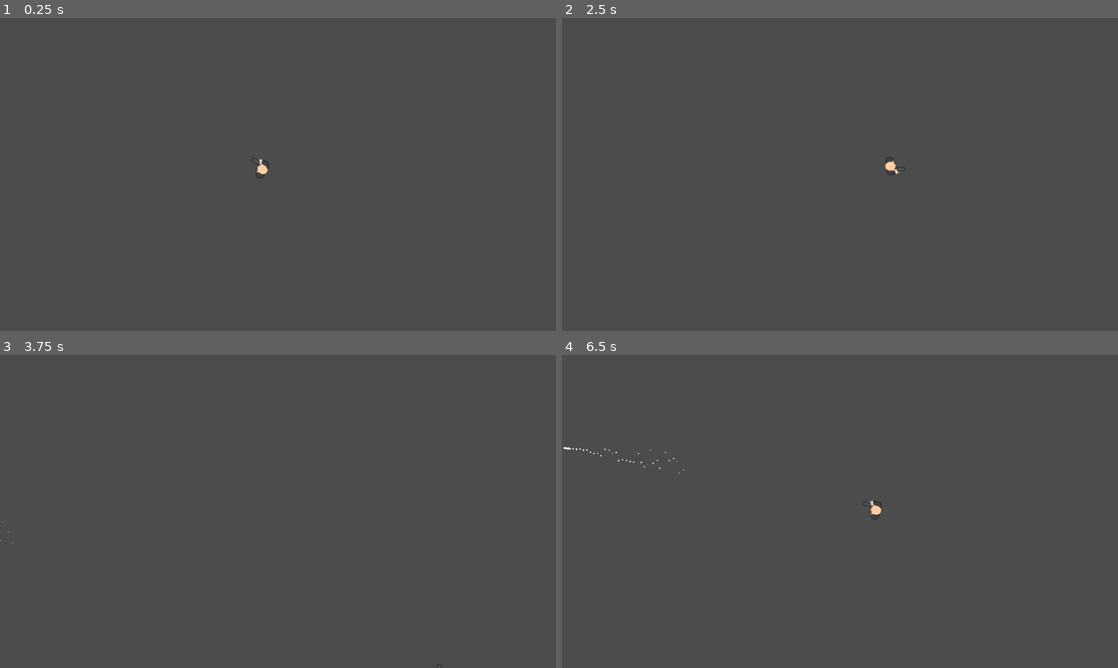
Above: before the commit, frames 1-4 (two rows, left to right).
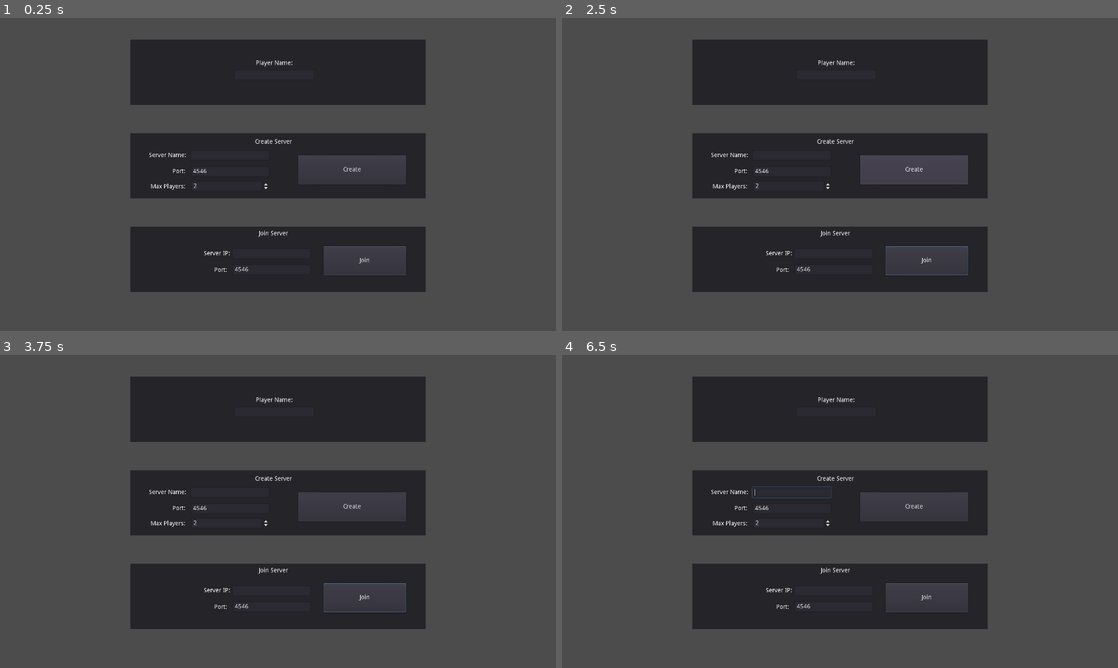
Above: after the commit, the same moments.

Repository: Talamander/bullet-time-fighting
Game: Godot game, scene res://Menu/MainMenu.tscn
Two runs of this game, one before a commit and one after it. Both use one fixed random seed, a clock stepped at 60 frames per second and the inputs below. Before the commit the project starts from res://World/Arena.tscn.
Inputs (mouse positions are in pixels of both pictures, inside the frame that each line leads up to):
- Up to frame 1 (0.25 s): no input
- Up to frame 2 (2.5 s): click (912, 171) at 0.5 s, where only the run after the commit has a clickable "Create"; click (928, 262) at 1.25 s, where only the run after the commit has a clickable "Join"; move the mouse to (962, 158) at 2.02 s; hold Right (ui_right) from 2.03 s (still down); tap Ctrl (bullet_time) at 2.1 s
- Up to frame 3 (3.75 s): move the mouse to (166, 527) at 2.77 s; release Right (ui_right) at 2.78 s; hold Down (ui_down) 2.78-3.53 s; click (166, 527) at 2.85 s; move the mouse to (333, 442) at 3.52 s; hold Right (ui_right) from 3.53 s (still down); tap Ctrl (bullet_time) at 3.6 s
- Up to frame 4 (6.5 s): move the mouse to (812, 574) at 4.27 s; release Right (ui_right) at 4.28 s; hold Up (ui_up) 4.28-5.03 s; click (812, 574) at 4.35 s; move the mouse to (1006, 558) at 5.02 s; hold Left (ui_left) from 5.03 s (still down); tap Ctrl (bullet_time) at 5.1 s; move the mouse to (673, 464) at 5.77 s; click (673, 464) at 5.85 s

The runs differ from the first frame. In frame 1, 30% of the frame differs, in the area x 23-77%, y 6-88%; in frame 2, 30%; in frame 3, 30%; in frame 4, 30%, in the area x 0-77%, y 6-88%.

Commit message:
Menu System

Diff:
--- /dev/null
+++ b/Menu/MainMenu.tscn
@@ -0,0 +1,206 @@
+[gd_scene format=2]
+
+[node name="MainMenu" type="CanvasLayer"]
+
+[node name="VBoxContainer" type="VBoxContainer" parent="."]
+anchor_right = 1.0
+anchor_bottom = 1.0
+margin_left = 300.0
+margin_top = 11.0
+margin_right = -300.0
+margin_bottom = -50.0
+custom_constants/separation = 65
+alignment = 1
+__meta__ = {
+"_edit_use_anchors_": false
+}
+
+[node name="PanelPlayer" type="Panel" parent="VBoxContainer"]
+margin_top = 39.0
+margin_right = 680.0
+margin_bottom = 189.0
+rect_min_size = Vector2( 0, 150 )
+__meta__ = {
+"_edit_use_anchors_": false
+}
+
+[node name="Label" type="Label" parent="VBoxContainer/PanelPlayer"]
+margin_left = 238.586
+margin_top = 47.0294
+margin_right = 424.586
+margin_bottom = 61.0294
+text = "Player Name:"
+align = 1
+valign = 1
+__meta__ = {
+"_edit_use_anchors_": false
+}
+
+[node name="txtPlayerName" type="LineEdit" parent="VBoxContainer/PanelPlayer"]
+margin_left = 239.345
+margin_top = 69.104
+margin_right = 424.345
+margin_bottom = 93.104
+align = 1
+__meta__ = {
+"_edit_use_anchors_": false
+}
+
+[node name="PanelHost" type="Panel" parent="VBoxContainer"]
+margin_top = 254.0
+margin_right = 680.0
+margin_bottom = 404.0
+rect_min_size = Vector2( 0, 150 )
+__meta__ = {
+"_edit_use_anchors_": false
+}
+
+[node name="txtServerName" type="LineEdit" parent="VBoxContainer/PanelHost"]
+margin_left = 138.0
+margin_top = 39.0
+margin_right = 320.0
+margin_bottom = 63.0
+__meta__ = {
+"_edit_use_anchors_": false
+}
+
+[node name="txtServerPort" type="LineEdit" parent="VBoxContainer/PanelHost"]
+margin_left = 139.0
+margin_top = 76.0
+margin_right = 320.0
+margin_bottom = 100.0
+text = "4546"
+__meta__ = {
+"_edit_use_anchors_": false
+}
+
+[node name="txtMaxPlayers" type="SpinBox" parent="VBoxContainer/PanelHost"]
+margin_left = 140.0
+margin_top = 110.0
+margin_right = 320.0
+margin_bottom = 134.0
+min_value = 2.0
+max_value = 2.0
+value = 2.0
+__meta__ = {
+"_edit_use_anchors_": false
+}
+
+[node name="Label" type="Label" parent="VBoxContainer/PanelHost"]
+margin_left = 43.0
+margin_top = 44.0
+margin_right = 129.0
+margin_bottom = 58.0
+text = "Server Name:"
+__meta__ = {
+"_edit_use_anchors_": false
+}
+
+[node name="Label2" type="Label" parent="VBoxContainer/PanelHost"]
+margin_left = 97.0
+margin_top = 81.0
+margin_right = 128.0
+margin_bottom = 95.0
+text = "Port:"
+__meta__ = {
+"_edit_use_anchors_": false
+}
+
+[node name="Label3" type="Label" parent="VBoxContainer/PanelHost"]
+margin_left = 47.0
+margin_top = 116.0
+margin_right = 127.0
+margin_bottom = 130.0
+text = "Max Players:"
+__meta__ = {
+"_edit_use_anchors_": false
+}
+
+[node name="Label4" type="Label" parent="VBoxContainer/PanelHost"]
+margin_left = 287.0
+margin_top = 13.0
+margin_right = 372.0
+margin_bottom = 27.0
+text = "Create Server"
+__meta__ = {
+"_edit_use_anchors_": false
+}
+
+[node name="btCreate" type="Button" parent="VBoxContainer/PanelHost"]
+margin_left = 387.0
+margin_top = 51.0
+margin_right = 635.0
+margin_bottom = 118.0
+text = "Create"
+__meta__ = {
+"_edit_use_anchors_": false
+}
+
+[node name="PanelJoin" type="Panel" parent="VBoxContainer"]
+margin_top = 469.0
+margin_right = 680.0
+margin_bottom = 619.0
+rect_min_size = Vector2( 0, 150 )
+__meta__ = {
+"_edit_use_anchors_": false
+}
+
+[node name="Label5" type="Label" parent="VBoxContainer/PanelJoin"]
+margin_left = 169.0
+margin_top = 55.0
+margin_right = 230.0
+margin_bottom = 69.0
+text = "Server IP:"
+__meta__ = {
+"_edit_use_anchors_": false
+}
+
+[node name="Label6" type="Label" parent="VBoxContainer/PanelJoin"]
+margin_left = 193.0
+margin_top = 93.0
+margin_right = 224.0
+margin_bottom = 107.0
+text = "Port:"
+__meta__ = {
+"_edit_use_anchors_": false
+}
+
+[node name="Label8" type="Label" parent="VBoxContainer/PanelJoin"]
+margin_left = 287.0
+margin_top = 9.0
+margin_right = 372.0
+margin_bottom = 23.0
+text = "Join Server"
+align = 1
+__meta__ = {
+"_edit_use_anchors_": false
+}
+
+[node name="txtJoinIP" type="LineEdit" parent="VBoxContainer/PanelJoin"]
+margin_left = 234.0
+margin_top = 50.0
+margin_right = 416.0
+margin_bottom = 74.0
+__meta__ = {
+"_edit_use_anchors_": false
+}
+
+[node name="txtJoinPort" type="LineEdit" parent="VBoxContainer/PanelJoin"]
+margin_left = 235.0
+margin_top = 87.0
+margin_right = 416.0
+margin_bottom = 111.0
+text = "4546"
+__meta__ = {
+"_edit_use_anchors_": false
+}
+
+[node name="btJoin" type="Button" parent="VBoxContainer/PanelJoin"]
+margin_left = 445.0
+margin_top = 45.0
+margin_right = 635.0
+margin_bottom = 112.0
+text = "Join"
+__meta__ = {
+"_edit_use_anchors_": false
+}
--- /dev/null
+++ b/Network/network.gd
@@ -0,0 +1,32 @@
+extends Node
+
+func _ready():
+	get_tree().connect("network_peer_connected", self, "_on_player_connected")
+	get_tree().connect("network_peer_disconnected", self, "_on_player_disconnected")
+	get_tree().connect("connected_to_server", self, "_on_connected_to_server")
+	get_tree().connect("connection_failed", self, "_on_connection_failed")
+	get_tree().connect("server_disconnected", self, "_on_disconnected_from_server")
+
+# Everyone gets notified whenever a new client joins the server
+func _on_player_connected(id):
+	pass
+
+
+# Everyone gets notified whenever someone disconnects from the server
+func _on_player_disconnected(id):
+	pass
+
+
+# Peer trying to connect to server is notified on success
+func _on_connected_to_server():
+	pass
+
+
+# Peer trying to connect to server is notified on failure
+func _on_connection_failed():
+	pass
+
+
+# Peer is notified when disconnected from server
+func _on_disconnected_from_server():
+	pass
--- a/project.godot
+++ b/project.godot
@@ -16,19 +16,18 @@
 [application]
 
 config/name="Bullet-time-fighting"
-run/main_scene="res://World/Arena.tscn"
+run/main_scene="res://Menu/MainMenu.tscn"
 config/icon="res://icon.png"
 
 [autoload]
 
 Global="*res://Singletons/Global.gd"
+Network="*res://Network/network.gd"
 
 [display]
 
-window/size/width=1920
-window/size/height=1080
-window/size/test_width=1280
-window/size/test_height=720
+window/size/width=1280
+window/size/height=720
 
 [input]
 
